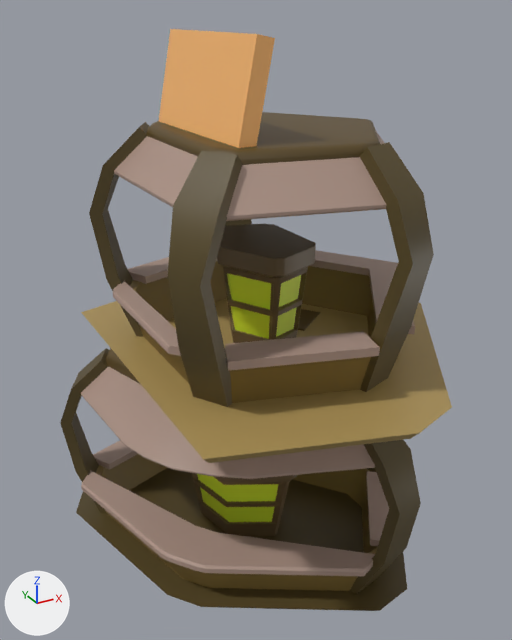
What one commit did to the FBX model Assets/Models/Crossing/Crossing_Buildings/Individual_Buildings/Foodstand_03.fbx.
One viewpoint serves both versions: a camera (50 mm lens) standing at (0.42, 0.207, 0.277) and looking at (0.576, 0.49, 0.135). Lighting does not change. The marker at lower left points along +X, +Y and +Z. Where no turn or scale is listed for an object, it has been applied to the vertices. Vertices at the same position are counted once.

Objects in the first picture: 'Foodstand_03'.
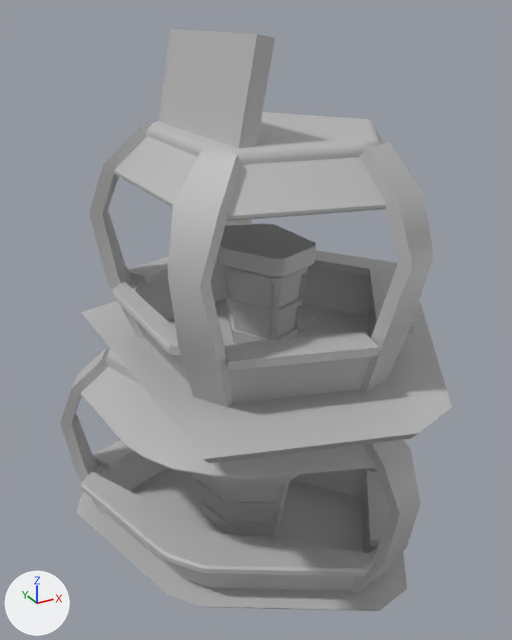
Changed parts and their boxes (x1, y1, x2, y2) in the pictures (512 x 640 px):
part 1 of me_mesh, recoloured (brown to grey)
    both: (60, 112, 452, 611)
part 2 of me_mesh, recoloured
    both: (159, 29, 301, 522)

The change in detail:
Material 'Environment_02' (mat_environment_02) is new.
Its base color is (0.5, 0.5, 0.5) (grey #bcbcbc).
me_mesh has 803 vertices, 839 faces and spans x -0.089..0.089, y -0.114..0.114, z -0.136..0.136.
me_mesh is used by ob_foodstand_03; location (0.5782, 0.4874, 0.1325).
me_mesh part 1: all 805 faces that had it switch from mat_flatcolorbase2 (picture img_plaza_03_diffuse_jpg) to mat_environment_02 (grey #bcbcbc).
me_mesh part 2: all 34 faces that had it switch from mat_light_illuminate2 (picture img_lights_jpg) to mat_environment_02 (grey #bcbcbc).
